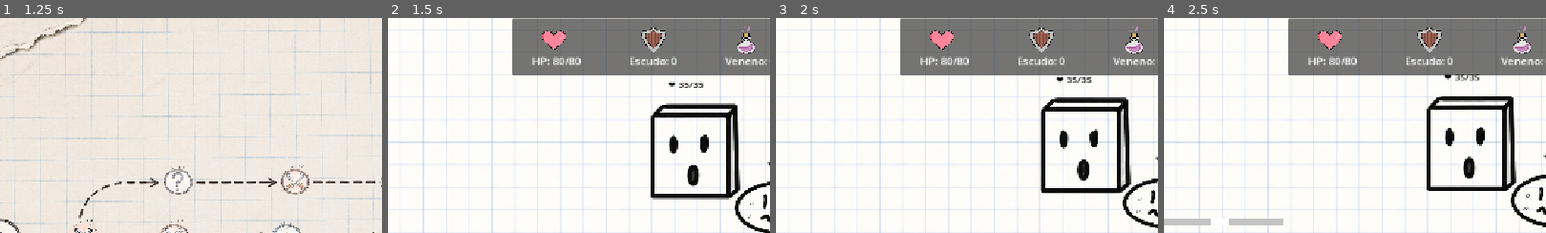
Above: before the commit, frames 1-4 (left to right).
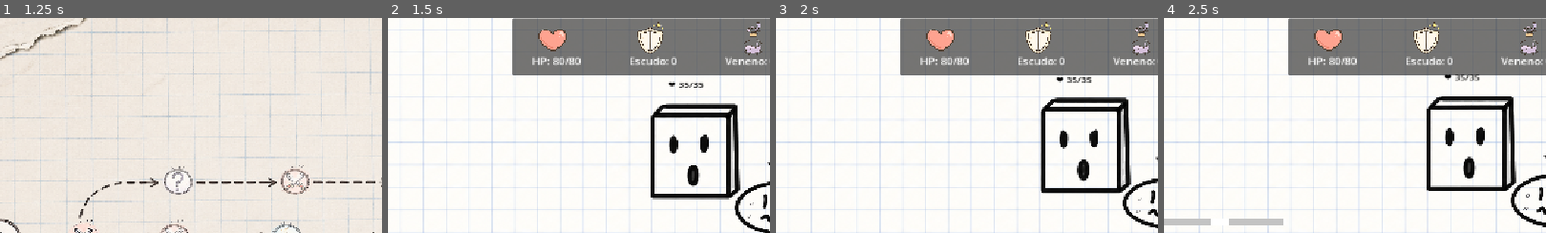
Above: after the commit, the same moments.

Repository: catolica-faculdade/incognita-deck
Game: Godot game, scene res://main/main.tscn
Same seed, same stepped clock (60 frames per second), same inputs: the game is played once before the commit and once after it.
Inputs (mouse positions are % of the whole screen's width and height, from its top left):
- Up to frame 1 (1.25 s): click (47, 50) at 0.5 s
- Up to frame 2 (1.5 s): click (26, 50) at 1.27 s
- Up to frame 3 (2 s): no input
- Up to frame 4 (2.5 s): click (32, 84) at 2.02 s
The pictures show only the part of the screen within x 15-65%, y 0-50%; the shares and areas given below are measured in that part.

Frame 1 is identical in both runs. In frame 2, 1.7% of the frame differs, in the area x 39-98%, y 1-18%; in frame 3, 1.7%; in frame 4, 1.7%.

Commit message:
trocando icones da hud

Diff:
--- a/world/player/player_interface.tscn
+++ b/world/player/player_interface.tscn
@@ -35,8 +35,8 @@
 layout_mode = 2
 
 [node name="Sprite2D" type="Sprite2D" parent="Control/Panel/HBoxContainer/HHeathContainer" unique_id=1162661442]
-position = Vector2(33, 16.000002)
-scale = Vector2(0.02, 0.02)
+position = Vector2(30.999989, 13)
+scale = Vector2(0.05704944, 0.05704944)
 texture = ExtResource("2_upotv")
 
 [node name="HealthLabel" type="Label" parent="Control/Panel/HBoxContainer/HHeathContainer" unique_id=307286426]
@@ -51,8 +51,8 @@
 text = "141"
 
 [node name="Sprite2D" type="Sprite2D" parent="Control/Panel/HBoxContainer/HShieldContainer" unique_id=116505771]
-position = Vector2(37.00001, 10.000002)
-scale = Vector2(0.02, 0.02)
+position = Vector2(32.00003, 9.999998)
+scale = Vector2(0.054657094, 0.054657094)
 texture = ExtResource("3_lcyvn")
 
 [node name="HPoisonContainer" type="HBoxContainer" parent="Control/Panel/HBoxContainer" unique_id=656387862]
@@ -63,6 +63,6 @@
 text = "141"
 
 [node name="Sprite2D" type="Sprite2D" parent="Control/Panel/HBoxContainer/HPoisonContainer" unique_id=1490763427]
-position = Vector2(34.000008, 10.000002)
-scale = Vector2(0.02, 0.02)
+position = Vector2(41.999985, 9.999999)
+scale = Vector2(0.048859663, 0.048859663)
 texture = ExtResource("4_o5oja")
Binary file changed: assets/interface/hearth_icon.png
Binary file changed: assets/interface/poison_icon.png
Binary file changed: assets/interface/shield_icon.png
